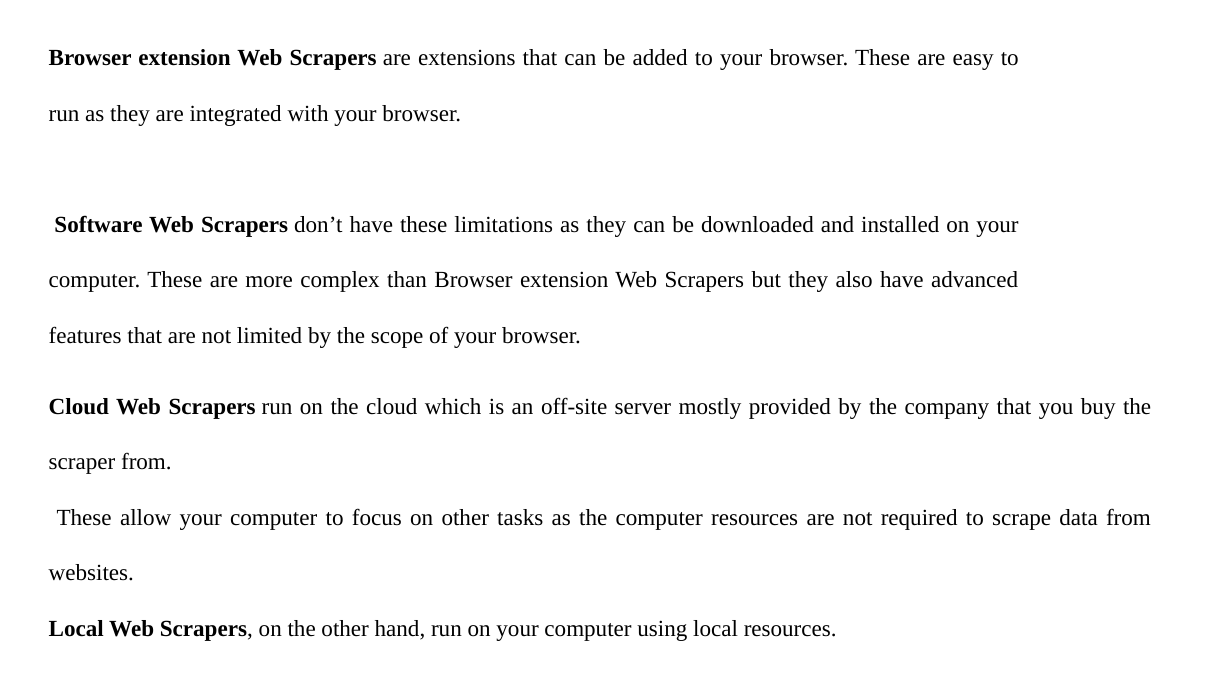
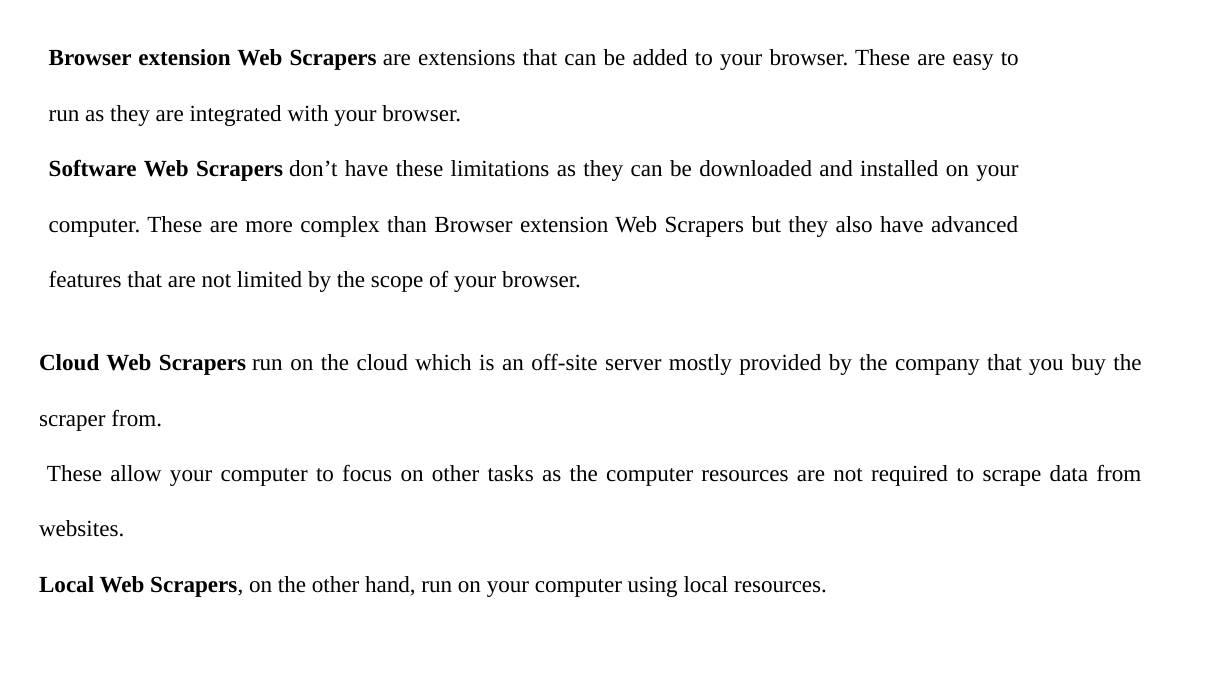
Before and after one commit to S-AMK/S-AMK, a slide deck: slide 70 of UNIT-4.pptx (slide 82 before the commit). Drawn at 1232x693 pixels with LibreOffice and Linux fonts; fonts in the diff are those of the drawing. Boxes give left, top, right and bottom in pixels: in the first picture for what was removed or moved away, otherwise in the second. Text is boxed around its words. In the diff, an @@ line names an element or a change of style, - is before the commit and + after.

```diff
--- a/UNIT-4.pptx
+++ b/UNIT-4.pptx
@@ text "Browser extension Web Scrapers are ..." rewrapped from bbox=[49, 49, 1019, 348] to bbox=[49, 49, 1019, 292] @@
@@ text "Cloud Web Scrapers run on ...": place and size @@
-text "Cloud Web Scrapers run on ..." at bbox=[49, 397, 1151, 641]
+text "Cloud Web Scrapers run on ..." at bbox=[39, 353, 1141, 597]
```
Also in this commit, not shown: 48 other slides changed, 38 slides added, 42 slides removed.
